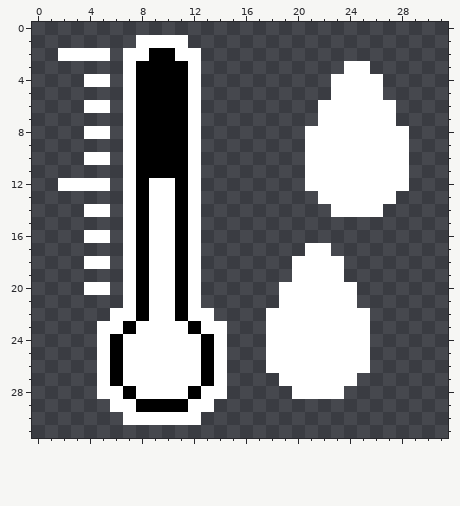
File history of a pixel-art sprite, icons/TempHumi.png. That is the earlier state.
The file is 32x32 pixels.
The result:
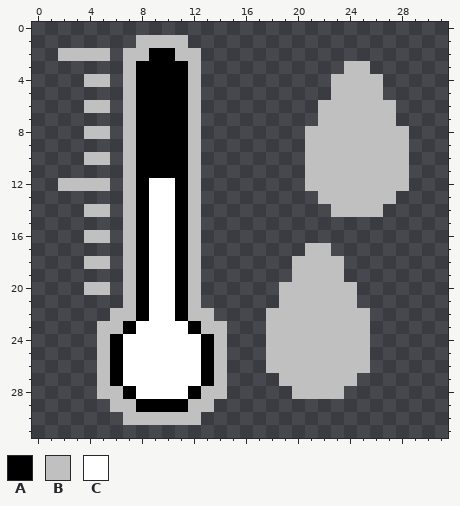
Palette (. is transparent): A #000000  B #c0c0c0  C #ffffff
The exact change:
@@ x 0..31 @@
  0 ................................
- 1 ........CCCC....................
- 2 ..CCCC.CCAACC...................
- 3 .......CAAAAC...........CC......
- 4 ....CC.CAAAAC..........CCCC.....
- 5 .......CAAAAC..........CCCC.....
- 6 ....CC.CAAAAC.........CCCCCC....
- 7 .......CAAAAC.........CCCCCC....
- 8 ....CC.CAAAAC........CCCCCCCC...
- 9 .......CAAAAC........CCCCCCCC...
-10 ....CC.CAAAAC........CCCCCCCC...
-11 .......CAAAAC........CCCCCCCC...
-12 ..CCCC.CACCAC........CCCCCCCC...
-13 .......CACCAC.........CCCCCC....
-14 ....CC.CACCAC..........CCCC.....
-15 .......CACCAC...................
-16 ....CC.CACCAC...................
-17 .......CACCAC........CC.........
-18 ....CC.CACCAC.......CCCC........
-19 .......CACCAC.......CCCC........
-20 ....CC.CACCAC......CCCCCC.......
-21 .......CACCAC......CCCCCC.......
-22 ......CCACCACC....CCCCCCCC......
-23 .....CCACCCCACC...CCCCCCCC......
-24 .....CACCCCCCAC...CCCCCCCC......
-25 .....CACCCCCCAC...CCCCCCCC......
-26 .....CACCCCCCAC...CCCCCCCC......
-27 .....CACCCCCCAC....CCCCCC.......
-28 .....CCACCCCACC.....CCCC........
-29 ......CCAAAACC..................
-30 .......CCCCCC...................
+ 1 ........BBBB....................
+ 2 ..BBBB.BBAABB...................
+ 3 .......BAAAAB...........BB......
+ 4 ....BB.BAAAAB..........BBBB.....
+ 5 .......BAAAAB..........BBBB.....
+ 6 ....BB.BAAAAB.........BBBBBB....
+ 7 .......BAAAAB.........BBBBBB....
+ 8 ....BB.BAAAAB........BBBBBBBB...
+ 9 .......BAAAAB........BBBBBBBB...
+10 ....BB.BAAAAB........BBBBBBBB...
+11 .......BAAAAB........BBBBBBBB...
+12 ..BBBB.BACCAB........BBBBBBBB...
+13 .......BACCAB.........BBBBBB....
+14 ....BB.BACCAB..........BBBB.....
+15 .......BACCAB...................
+16 ....BB.BACCAB...................
+17 .......BACCAB........BB.........
+18 ....BB.BACCAB.......BBBB........
+19 .......BACCAB.......BBBB........
+20 ....BB.BACCAB......BBBBBB.......
+21 .......BACCAB......BBBBBB.......
+22 ......BBACCABB....BBBBBBBB......
+23 .....BBACCCCABB...BBBBBBBB......
+24 .....BACCCCCCAB...BBBBBBBB......
+25 .....BACCCCCCAB...BBBBBBBB......
+26 .....BACCCCCCAB...BBBBBBBB......
+27 .....BACCCCCCAB....BBBBBB.......
+28 .....BBACCCCABB.....BBBB........
+29 ......BBAAAABB..................
+30 .......BBBBBB...................
 31 ................................
Where, in picture pixels (left, top, right, bottom), the same in both pictures:
changed: (58, 35, 227, 425)
changed: (266, 61, 409, 399)
